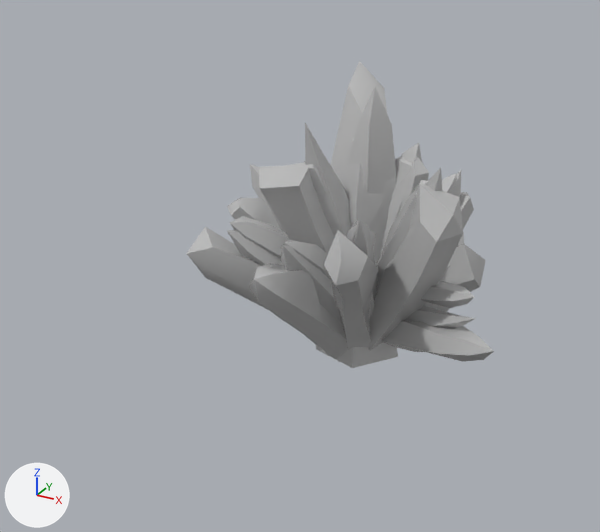
A saved change to the FBX model Assets/modele michał/kryształy/kryształy.fbx.
The view is the same before and after, from a camera (50 mm lens) standing at (2.79, -6.42, 2.69) and looking at (-0.61, -0.23, -0.4). The axes (+X, +Y, +Z) are drawn at lower left. The lights are the same throughout. The picture after the commit comes second. Where no turn or scale is listed for an object, it has been applied to the vertices.

Objects in the first picture: 'Kryształy v1', 'Kryształy v2', 'Kryształy v3'.
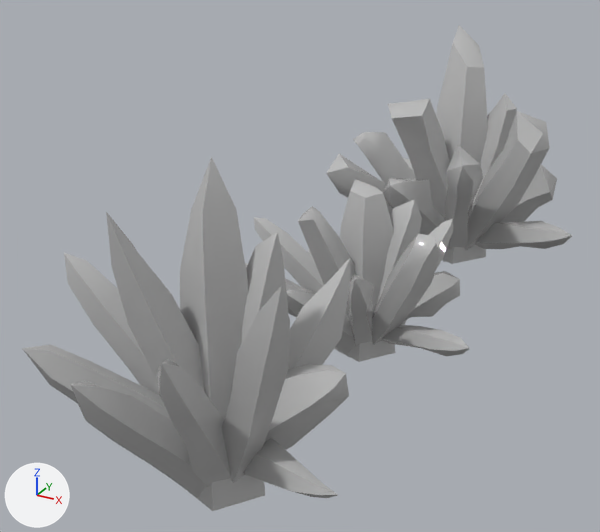
Changed parts and their boxes [x1, y1, x2, y2] in the pictures (600 x 532 px):
'Kryształy v1', moved
    before: [227, 87, 476, 328]
    after: [22, 157, 351, 511]
'Kryształy v3', moved
    before: [186, 61, 494, 368]
    after: [326, 25, 573, 264]
'Kryształy v2', moved
    before: [230, 138, 474, 308]
    after: [245, 179, 470, 362]

The change, as a list of edits to the scene's bpy script:
```text
Change ob_kryształy_v2:
    ob_kryształy_v2.location: (0.0, 0.0, 0.0) -> (0.0, 0.0, -0.453)
Change ob_kryształy_v3:
    ob_kryształy_v3.location: (0.0, 0.0, 0.0) -> (0.0, 2.735, 0.0)
Change ob_kryształy_v1:
    ob_kryształy_v1.location: (0.0, 0.0, 0.0) -> (0.0, -2.417, 0.0)
```
